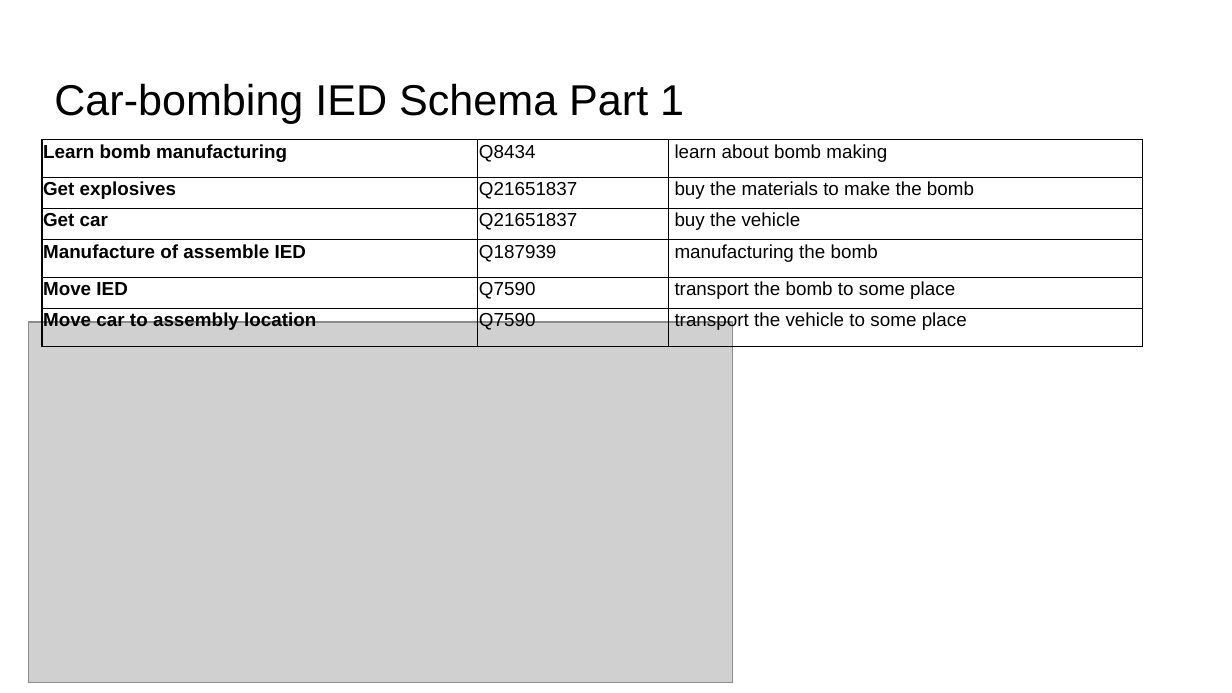
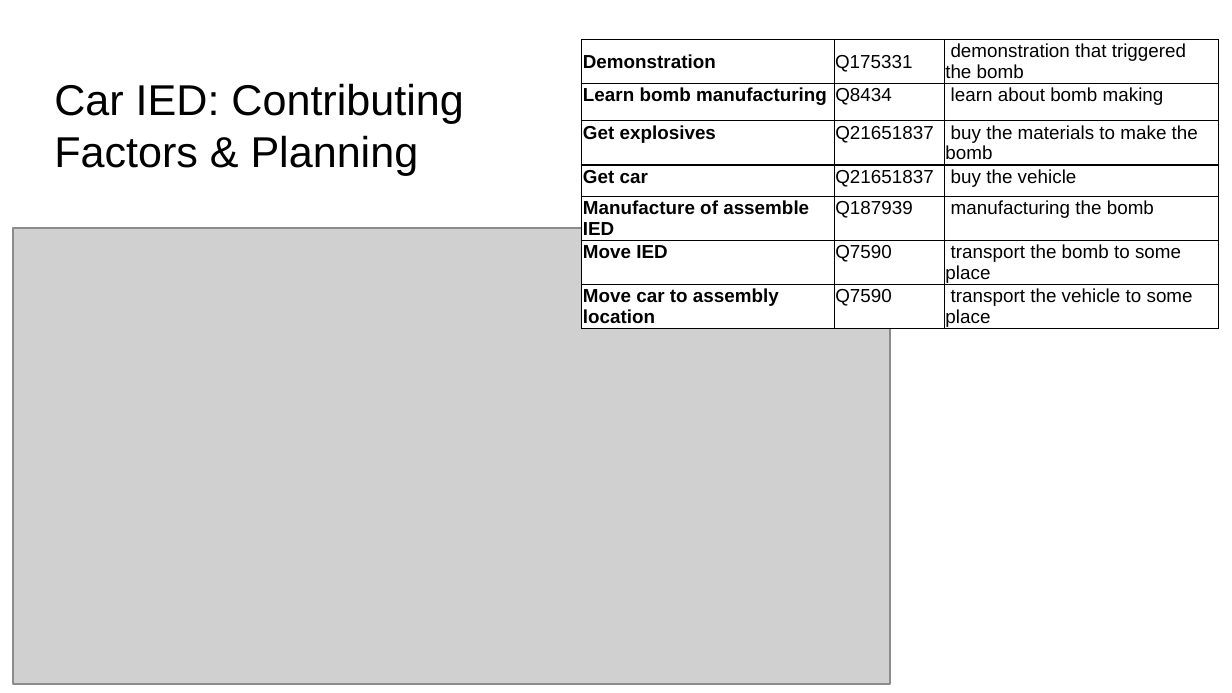
Before and after one commit to RESIN-KAIROS/schemalib, a slide deck: slide 10 of hrf/ied.pptx (slide 9 before the commit). Drawn at 1232x693 pixels with LibreOffice and Linux fonts; fonts in the diff are those of the drawing; grey boxes stand for pictures. Boxes give left, top, right and bottom in pixels: in the first picture for what was removed or moved away, otherwise in the second. Text is boxed around its words. In the diff, an @@ line names an element or a change of style, - is before the commit and + after.

```diff
--- a/hrf/ied.pptx
+++ b/hrf/ied.pptx
@@ table at [582,39,1218,345] @@
+row 1: Demonstration | Q175331 | demonstration that triggered the bomb
@@ table: place and size @@
-table at [42,140,1143,347]
+table at [582,39,1218,345]
@@ title at [54,83,463,175]: text changed @@
-Car-bombing IED Schema Part 1
+Car IED: Contributing Factors & Planning
@@ picture: place and size @@
-picture at [28,322,733,683]
+picture at [14,228,891,684]
```
Also in this commit, not shown: 3 other slides changed, 1 slide added, 1 other file.
